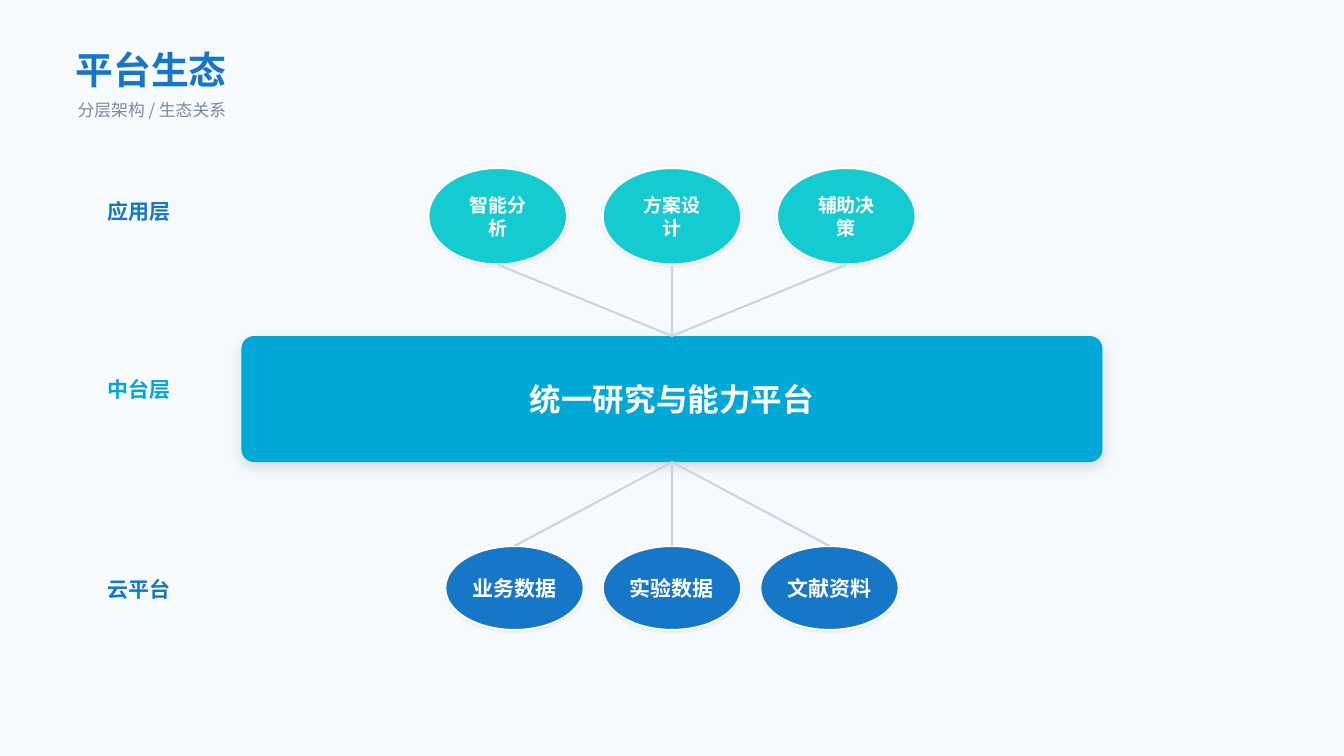
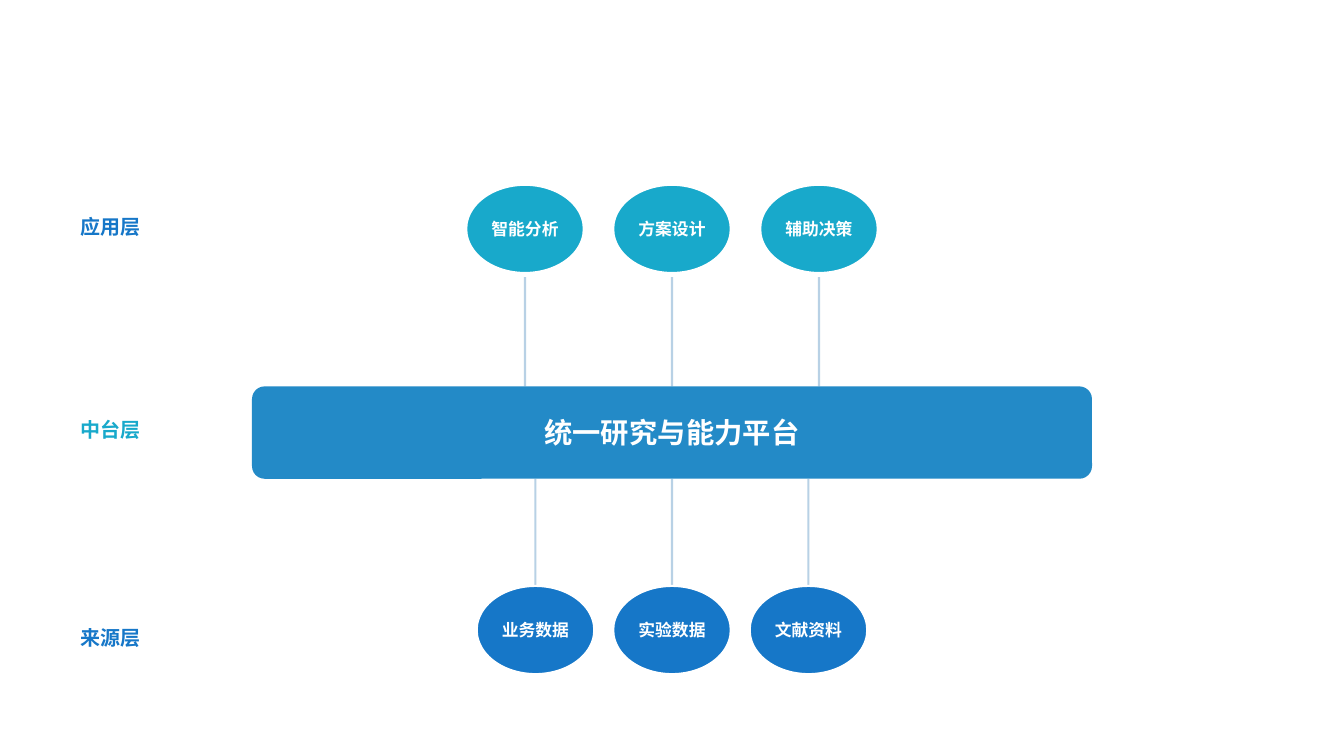
Before and after one commit to NEUwpy/PPagenT, a slide deck: slide 1 of assets/结构图/分层架构与生态关系-001/example.pptx. Drawn at 1344x756 pixels with LibreOffice and Linux fonts; fonts in the diff are those of the drawing. Boxes give left, top, right and bottom in pixels: in the first picture for what was removed or moved away, otherwise in the second. Text is boxed around its words. In the diff, an @@ line names an element or a change of style, - is before the commit and + after.

```diff
--- a/assets/结构图/分层架构与生态关系-001/example.pptx
+++ b/assets/结构图/分层架构与生态关系-001/example.pptx
@@ background #F7FAFC to #FFFFFF @@
@@ text removed at (76,51,227,88) @@
-平台生态
@@ text removed at (78,102,226,118) @@
-分层架构 / 生态关系
@@ ellipse "智能分析": place and size @@
-ellipse "智能分析" at (429,168,568,265)
+ellipse "智能分析" at (466,185,584,273)
@@ ellipse "方案设计": place and size @@
-ellipse "方案设计" at (603,168,742,265)
+ellipse "方案设计" at (613,185,731,273)
@@ size 13.5 to 12 pt; fill #14CBD1 to #18A9CB; shadow off in 3 elements at (613,185,731,273), (466,185,584,273), (760,185,878,273) @@
@@ ellipse "辅助决策": place and size @@
-ellipse "辅助决策" at (777,168,917,265)
+ellipse "辅助决策" at (760,185,878,273)
@@ text "应用层": place and size @@
-text "应用层" at (107,201,170,221)
+text "应用层" at (80,217,140,236)
@@ text "应用层" at (80,217,140,236): size 15 to 14.2 pt @@
@@ line removed from (673, 336) to (498, 264) @@
@@ line removed from (673, 336) to (673, 264) @@
@@ line removed from (673, 336) to (847, 264) @@
@@ rectangle added at (524,277,526,386), fill #B8D1E5 @@
@@ rectangle added at (671,277,674,386), fill #B8D1E5 @@
@@ rectangle added at (818,277,820,386), fill #B8D1E5 @@
@@ rounded rectangle "统一研究与能力平台": place and size @@
-rounded rectangle "统一研究与能力平台" at (242,336,1103,462)
+rounded rectangle "统一研究与能力平台" at (252,386,1092,479)
@@ rounded rectangle "统一研究与能力平台" at (252,386,1092,479): size 22.5 to 20.2 pt; fill #00A8D8 to #238AC7; shadow off; proportions changed @@
@@ text "中台层": place and size @@
-text "中台层" at (107,379,170,399)
+text "中台层" at (80,420,140,439)
@@ text "中台层" at (80,420,140,439): size 15 to 14.2 pt, text colour #00A8D8 to #18A9CB @@
@@ line removed from (514, 546) to (673, 462) @@
@@ rectangle added at (534,479,536,586), fill #B8D1E5 @@
@@ rectangle added at (671,479,674,586), fill #B8D1E5 @@
@@ line removed from (673, 546) to (673, 462) @@
@@ line removed from (830, 546) to (673, 462) @@
@@ rectangle added at (808,479,810,586), fill #B8D1E5 @@
@@ text removed at (107,579,170,599) @@
-云平台
@@ ellipse "业务数据": place and size @@
-ellipse "业务数据" at (446,546,585,630)
+ellipse "业务数据" at (477,586,595,675)
@@ ellipse "实验数据": place and size @@
-ellipse "实验数据" at (603,546,742,630)
+ellipse "实验数据" at (613,586,731,675)
@@ size 15 to 12 pt; shadow off in 3 elements at (613,586,731,675), (477,586,595,675), (750,586,868,675) @@
@@ ellipse "文献资料": place and size @@
-ellipse "文献资料" at (760,546,899,630)
+ellipse "文献资料" at (750,586,868,675)
@@ text added at (80,628,140,647), 14.2 pt, text #1677C8, bold @@
+来源层
```
Also in this commit, not shown: 15 other slides changed, 51 other files.
